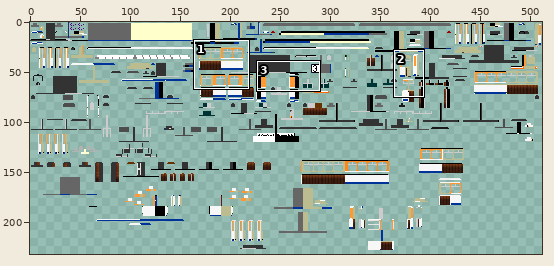
Sprite sheet: src/main/resources/assets/tc/textures/trains/Duewag_GT6ER_White.png. The first picture is a wide view before the edit; the outline marks the close-up.
Close-up. First the earlier version:
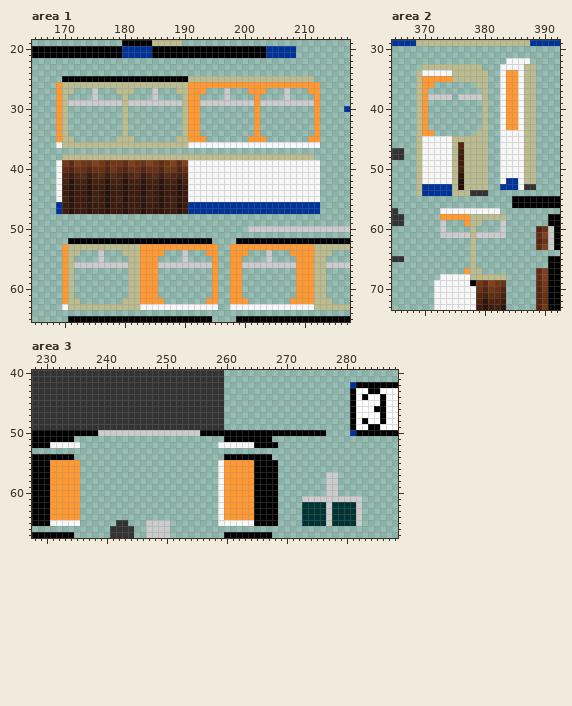
The file is 512x256 pixels. Colours within 5 levels of each other are drawn and written as one. Shown: area 1: x 165..217, y 19..65; area 2: x 365..392, y 29..73; area 3: x 228..288, y 40..67. The wide view leaves out empty margins. The commit also changed other parts of the picture, which this record leaves out.
Once edited:
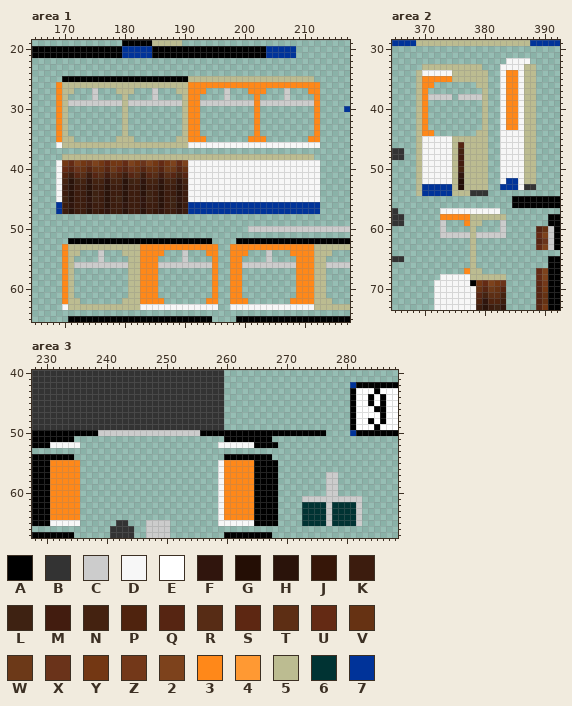
Palette (. is transparent): A #000000  B #333333  C #cccccc  D #f7f7f7  E #ffffff  F #30150d  G #240e05  H #2a130a  J #361608  K #3c1c0e  L #3e2212  M #421c0f  N #442210  P #4f230e  Q #562512  R #572c15  S #5d2712  T #5d2e14  U #642a14  V #663213  W #6c3918  X #6a331a  Y #733713  Z #733819  2 #7d421c  3 #ff8819  4 #ff9933  5 #bcbc91  6 #003333  7 #003399
The edit:
Changed rows in their new state; - is an unchanged pixel.
Area 1:
first column x 169:
26 3---------------------3333333333333333333333
27 3---------------------333-------333-------33
28 3---------------------33---------3---------3
29 3---------------------33---------3---------3
30 3---------------------33---------3---------3
31 3---------------------33---------3---------3
32 3---------------------33---------3---------3
33 3---------------------33---------3---------3
34 3---------------------33---------3---------3
35 3---------------------333-------333-------33
first column x 170:
53 3------------3333333333333--33333333333333
54 3------------3333-------33--333-------3333
55 3------------333---------3--33---------333
56 3------------333---------3--33---------333
57 3------------333---------3--33---------333
58 3------------333---------3--33---------333
59 3------------333---------3--33---------333
60 3------------333---------3--33---------333
61 3------------333---------3--33---------333
62 3------------3333-------33--333-------3333
Area 2:
first column x 370:
34 --------------33
35 33333---------33
36 33------------33
37 3-------------33
38 3-------------33
39 3-------------33
40 3-------------33
41 3-------------33
42 3-------------33
43 3-------------33
44 33--------------
first column x 373:
58 33333
59 ----3
first column x 377:
67 3
Area 3:
first column x 283:
43 -E
44 EA
45 -A
48 EA
49 -E
first column x 231:
55 33333------------------------33333
56 33333------------------------33333
57 33333------------------------33333
58 33333------------------------33333
59 33333------------------------33333
60 33333------------------------33333
61 33333------------------------33333
62 33333------------------------33333
63 33333------------------------33333
64 33333------------------------33333
